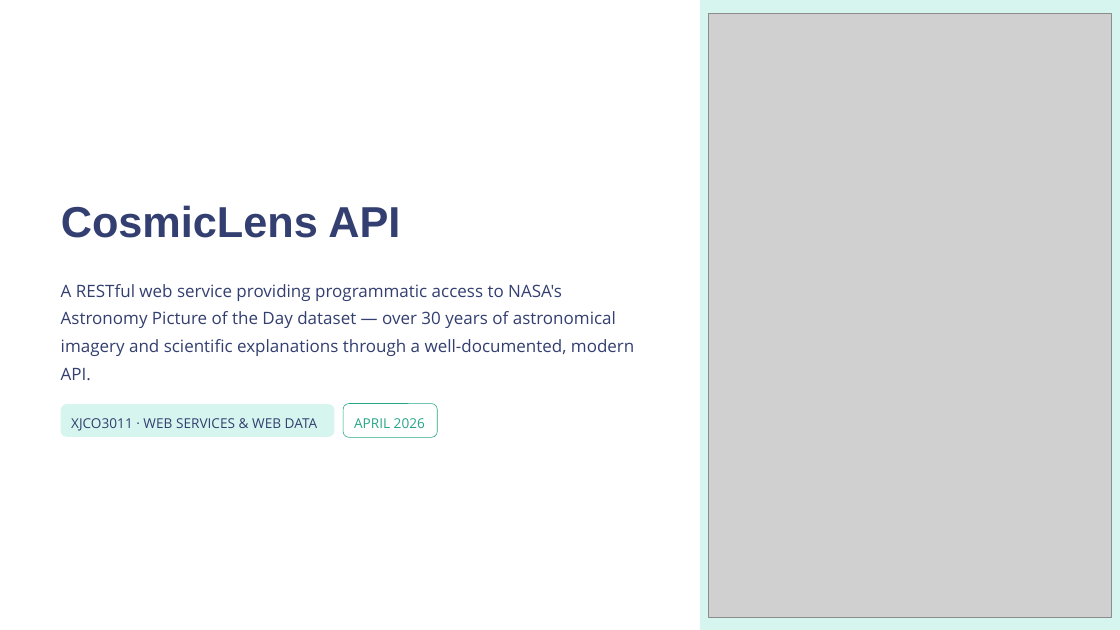
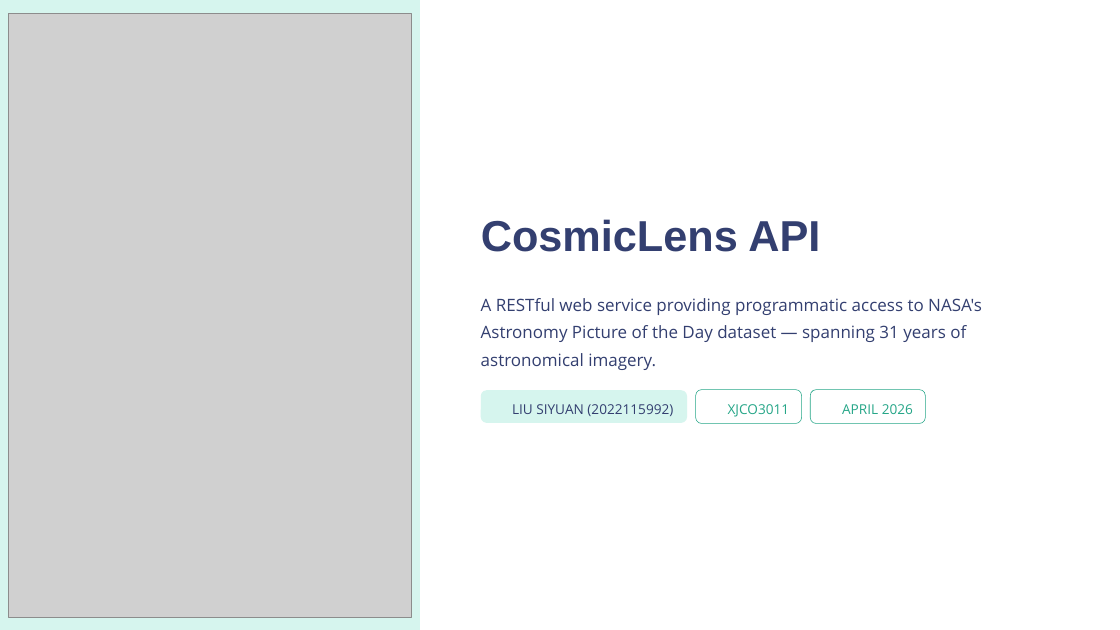
Before and after one commit to lsyuan777777/Web_coursework_, a slide deck: slide 1 of CosmicLens-API.pptx. Drawn at 1120x630 pixels with LibreOffice and Linux fonts; fonts in the diff are those of the drawing; grey boxes stand for pictures; background and template pictures are left out. Boxes give left, top, right and bottom in pixels: in the first picture for what was removed or moved away, otherwise in the second. Text is boxed around its words. In the diff, an @@ line names an element or a change of style, - is before the commit and + after.

```diff
--- a/CosmicLens-API.pptx
+++ b/CosmicLens-API.pptx
@@ rectangle moved from (x1=700, y1=0, x2=1120, y2=630) to (x1=0, y1=0, x2=420, y2=630) @@
@@ picture added at (x1=8, y1=13, x2=411, y2=617) @@
@@ picture removed at (x1=708, y1=13, x2=1111, y2=617) @@
@@ text "CosmicLens API" moved from (x1=61, y1=205, x2=400, y2=238) to (x1=481, y1=219, x2=820, y2=252) @@
@@ text at (x1=481, y1=298, x2=982, y2=370): text changed @@
-A RESTful web service providing programmatic access to NASA's Astronomy Picture of the Day dataset — over 30 years of astronomical imagery and scientific explanations through a well-documented, modern API.
+A RESTful web service providing programmatic access to NASA's Astronomy Picture of the Day dataset — spanning 31 years of astronomical imagery.
@@ text removed at (x1=71, y1=418, x2=318, y2=431) @@
-XJCO3011 · WEB SERVICES & WEB DATA
@@ rounded rectangle resized from (x1=61, y1=404, x2=335, y2=437) to (x1=481, y1=391, x2=687, y2=424) @@
@@ text added at (x1=512, y1=404, x2=673, y2=416), 14 pt, text #333F70 @@
+LIU SIYUAN (2022115992)
@@ rounded rectangle resized from (x1=343, y1=404, x2=438, y2=438) to (x1=696, y1=390, x2=802, y2=424) @@
@@ text added at (x1=728, y1=404, x2=790, y2=417), 14 pt, text #26A688 @@
+XJCO3011
@@ rounded rectangle added at (x1=811, y1=390, x2=925, y2=424), outline #26A688 0.6 pt @@
@@ text "APRIL 2026" moved from (x1=354, y1=418, x2=425, y2=428) to (x1=842, y1=404, x2=913, y2=414) @@
```
Also in this commit, not shown: 1 other slide changed, 8 slides added, 8 slides removed.
